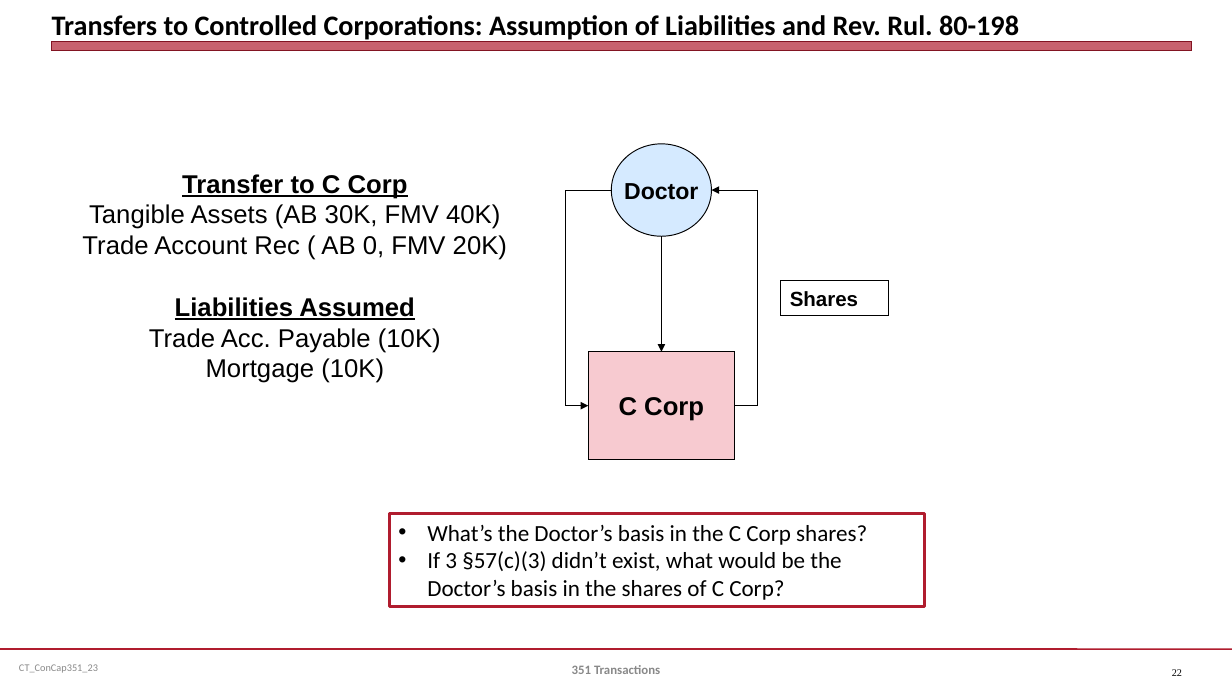
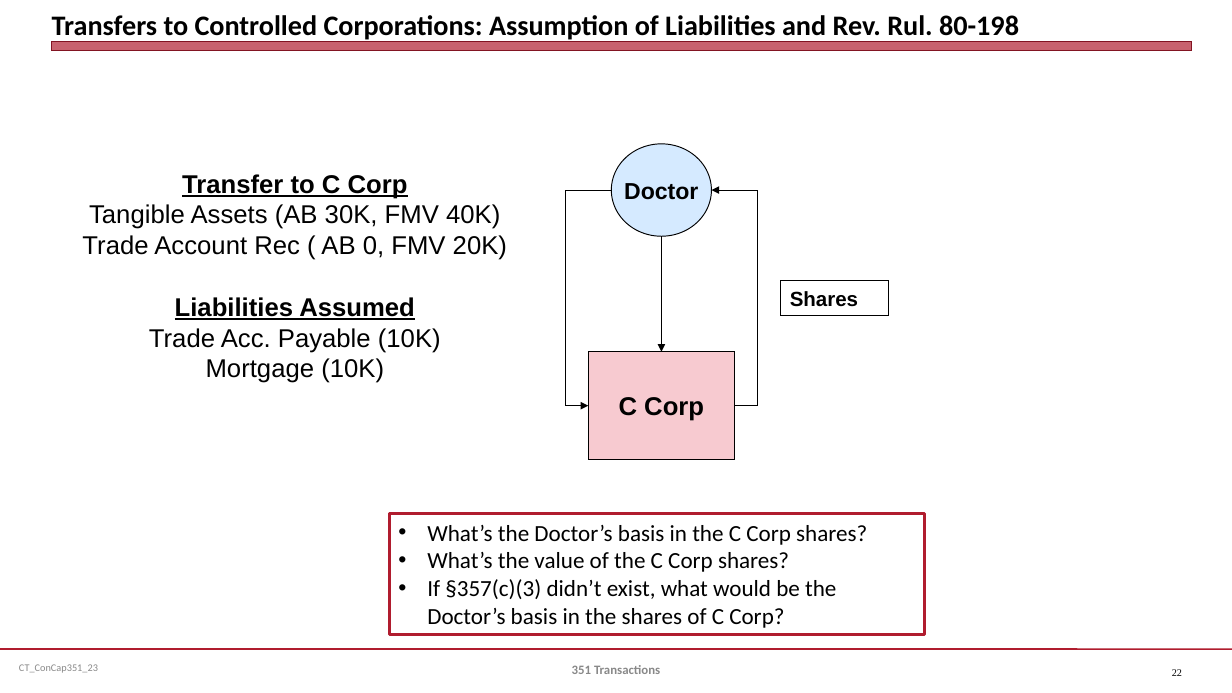
Before and after one commit to jmc877/Corporate-Tax, a slide deck: slide 22 of slides/CT_ConCap351_23.pptx. Drawn at 1232x693 pixels with LibreOffice and Linux fonts; fonts in the diff are those of the drawing. Boxes give left, top, right and bottom in pixels: in the first picture for what was removed or moved away, otherwise in the second. Text is boxed around its words. In the diff, an @@ line names an element or a change of style, - is before the commit and + after.

```diff
--- a/slides/CT_ConCap351_23.pptx
+++ b/slides/CT_ConCap351_23.pptx
@@ rectangle "What’s the Doctor’s basis in ...": place and size @@
-rectangle "What’s the Doctor’s basis in ..." at (389, 514, 925, 607)
+rectangle "What’s the Doctor’s basis in ..." at (389, 514, 925, 635)
@@ text in rectangle at (427, 552, 836, 628): text changed @@
-• If 3 §57(c)(3) didn’t exist, what would be the Doctor’s basis in the shares of C Corp?
+• What’s the value of the C Corp shares?
+• If §357(c)(3) didn’t exist, what would be the Doctor’s basis in the shares of C Corp?
```
Also in this commit, not shown: 3 other slides changed.
